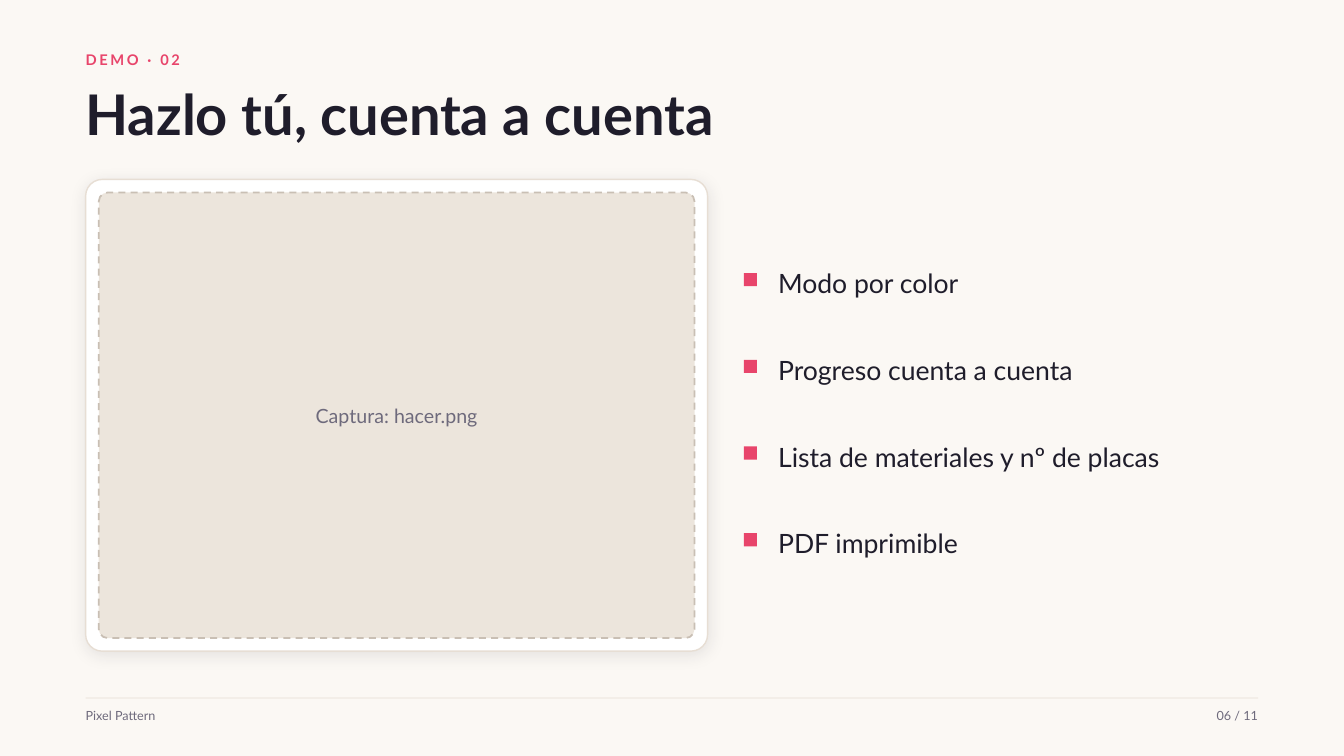
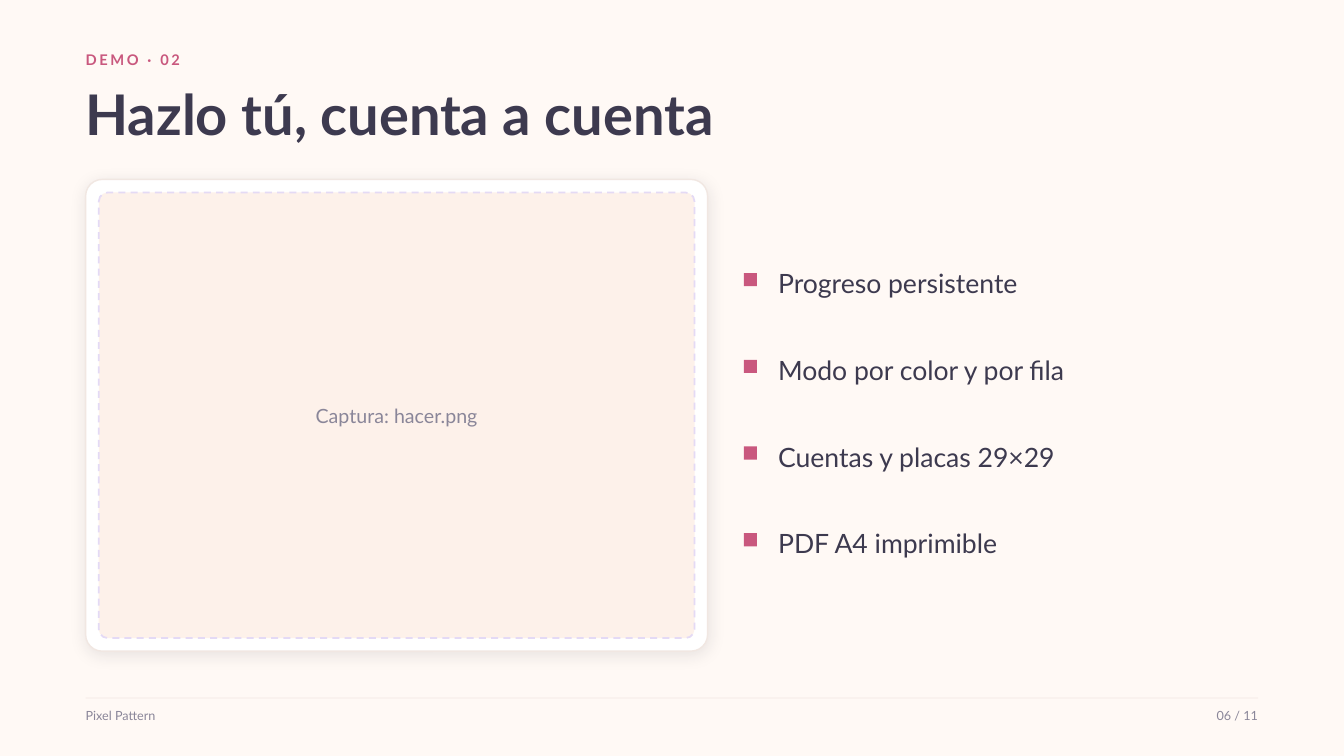
Before and after one commit to antonpayno/megan-grok, a slide deck: slide 6 of pitch/pixel-pattern-pitch.pptx. Drawn at 1344x756 pixels with LibreOffice and Linux fonts; fonts in the diff are those of the drawing. Boxes give left, top, right and bottom in pixels: in the first picture for what was removed or moved away, otherwise in the second. Text is boxed around its words. In the diff, an @@ line names an element or a change of style, - is before the commit and + after.

```diff
--- a/pitch/pixel-pattern-pitch.pptx
+++ b/pitch/pixel-pattern-pitch.pptx
@@ background #FBF8F4 to #FFF9F5 @@
@@ text "DEMO · 02" at box(86, 54, 180, 65): text colour #E8456B to #C9587E @@
@@ text "Hazlo tú, cuenta a cuenta" at box(86, 93, 714, 143): text colour #1F1D2B to #3D3A4F @@
@@ rounded rectangle at box(86, 179, 708, 651): outline #E7DED4 1 pt to #F1E7E2 1 pt @@
@@ rounded rectangle at box(99, 193, 695, 638): fill #ECE5DC to #FDF1EA; outline #C9BFB4 1.25 pt dashed to #E4DAF5 1.25 pt dashed @@
@@ text at box(778, 273, 1017, 298): text changed; text colour #1F1D2B to #3D3A4F @@
-Modo por color
+Progreso persistente
@@ text at box(778, 360, 1064, 385): text changed; text colour #1F1D2B to #3D3A4F @@
-Progreso cuenta a cuenta
+Modo por color y por fila
@@ text at box(778, 447, 1055, 472): text changed; text colour #1F1D2B to #3D3A4F @@
-Lista de materiales y nº de placas
+Cuentas y placas 29×29
@@ fill #E8456B to #C9587E in 5 elements at box(86, 205, 148, 211), box(744, 273, 757, 286), box(744, 360, 757, 373), box(744, 447, 757, 460), box(744, 533, 757, 546) @@
@@ text at box(778, 533, 997, 558): text changed; text colour #1F1D2B to #3D3A4F @@
-PDF imprimible
+PDF A4 imprimible
@@ text colour #6E6A7C to #8A8699 in 3 elements at box(316, 408, 477, 427), box(86, 711, 155, 720), box(1217, 711, 1258, 720) @@
```
Also in this commit, not shown: 10 other slides changed, 22 other files.
